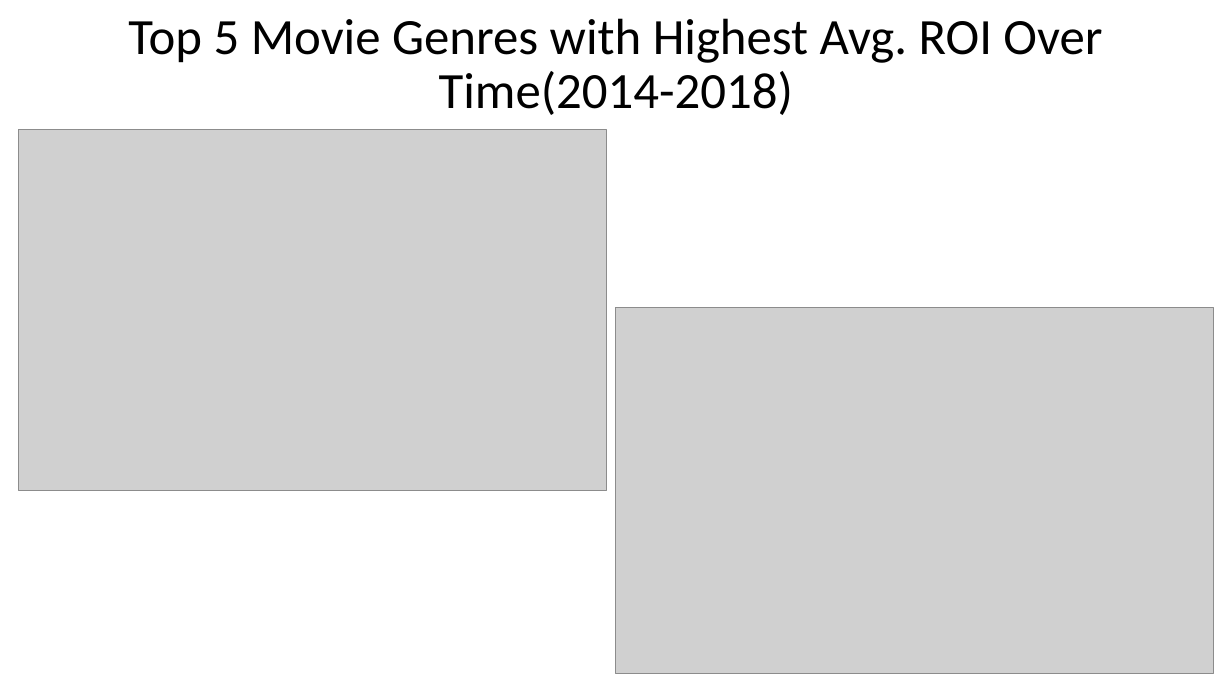
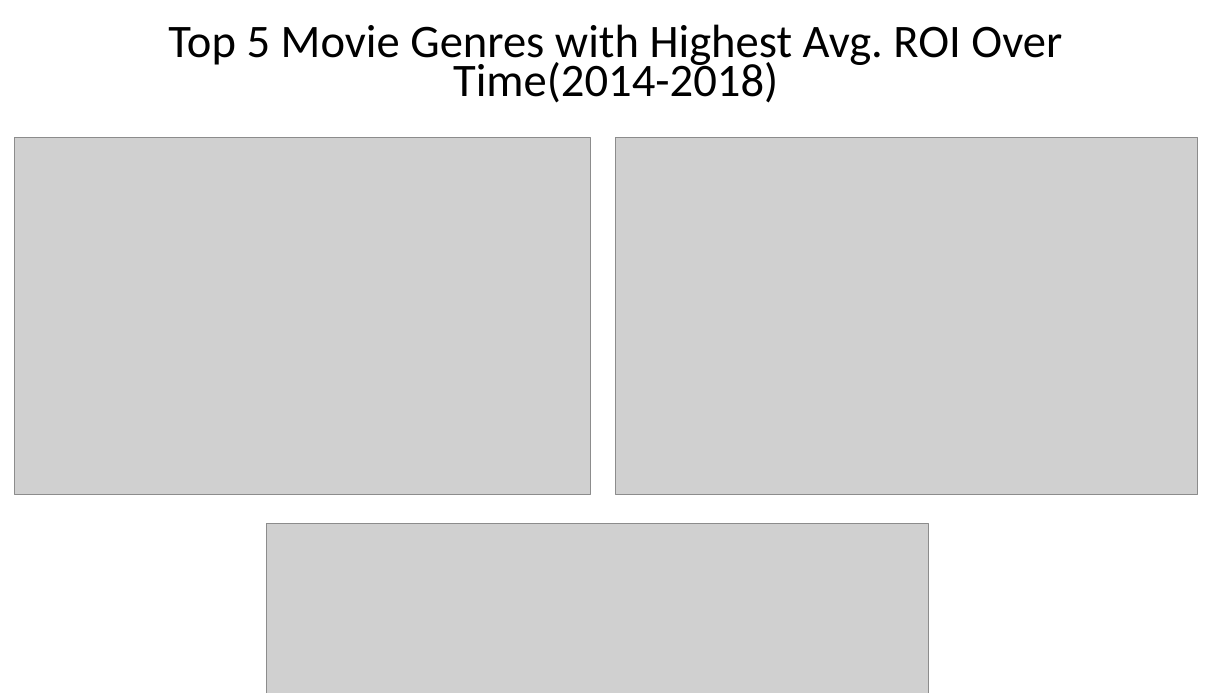
Before and after one commit to abelloma/project1, a slide deck: slide 11 of Project 1 Presentation.pptx. Drawn at 1232x693 pixels with LibreOffice and Linux fonts; fonts in the diff are those of the drawing; grey boxes stand for pictures. Boxes give left, top, right and bottom in pixels: in the first picture for what was removed or moved away, otherwise in the second. Text is boxed around its words. In the diff, an @@ line names an element or a change of style, - is before the commit and + after.

```diff
--- a/Project 1 Presentation.pptx
+++ b/Project 1 Presentation.pptx
@@ text "Top 5 Movie Genres with ..." at [168,24,1062,103]: size 39.6 to 36.3 pt; line spacing 0.9 to 0.7 @@
@@ picture: place and size @@
-picture at [18,129,606,490]
+picture at [15,138,591,494]
@@ picture added at [616,138,1199,494] @@
@@ picture removed at [616,308,1214,674] @@
@@ picture added at [266,524,929,693] @@
```
Also in this commit, not shown: 4 other slides changed.
